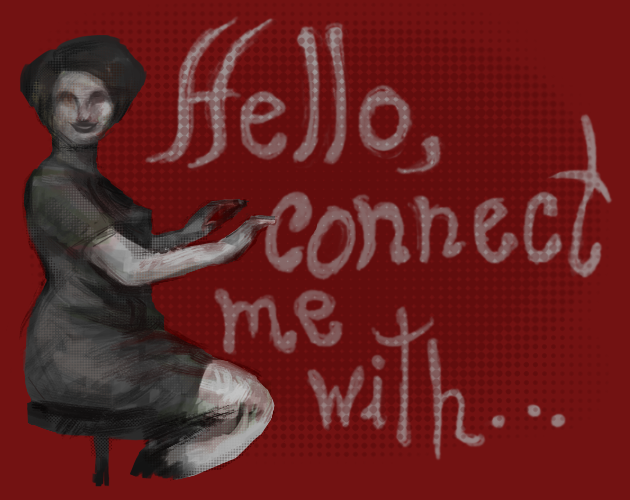
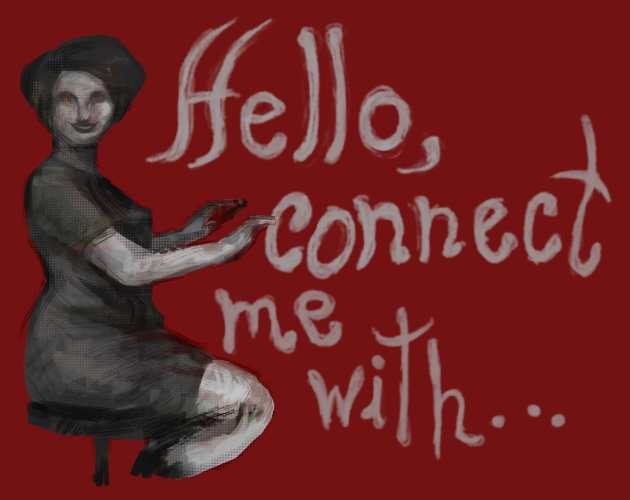
Comparing the layer stacks of the two 630x500 images. Changes:
painted on "Capa de pintura 4" over box(22, 56, 609, 464)
painted on "Capa de pintura 3" over box(22, 2, 609, 464)
painted on "Capa de pintura 2" over box(22, 2, 362, 464)
hid "Capa de pintura 6", painted on it over box(22, 2, 609, 464)
painted on "Capa de pintura 5" over box(22, 2, 609, 464)
painted on "Capa de pintura 1" over box(22, 2, 609, 464)
